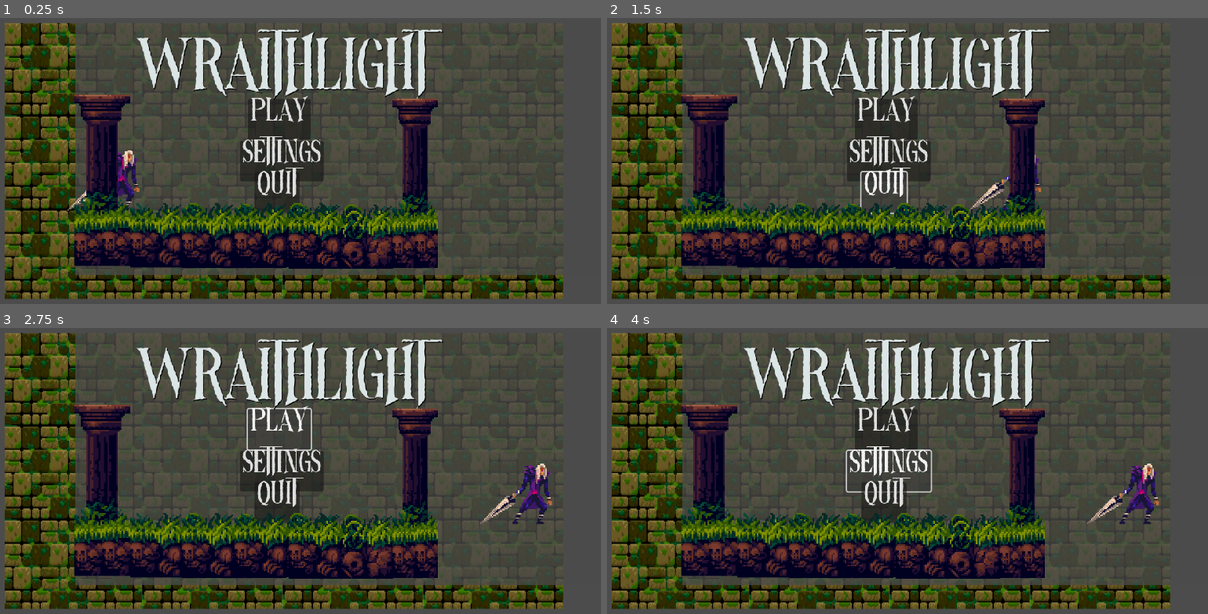
Above: before the commit, frames 1-4 (two rows, left to right).
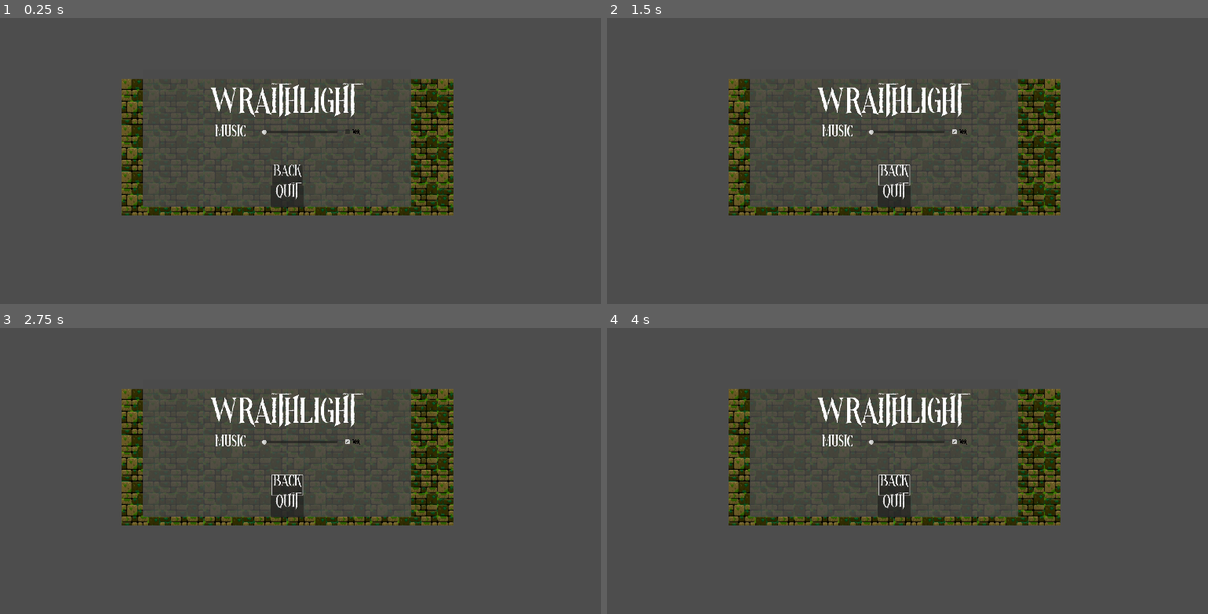
Above: after the commit, the same moments.

Repository: jnbaum/wraithlight
Game: Godot game, scene res://settings.tscn
The game is run twice, just before and just after one commit, with the same random seed, the same clock (stepped at 60 frames per second) and the same inputs. Before the commit the project starts from res://Levels/control.tscn.
Inputs (mouse positions are in pixels of both pictures, inside the frame that each line leads up to):
- Up to frame 1 (0.25 s): no input
- Up to frame 2 (1.5 s): click (955, 132) at 0.52 s; click (895, 175) at 1.25 s, where only the run after the commit has a clickable "Back"
- Up to frame 3 (2.75 s): click (276, 428) at 2 s, where only the run before the commit has a clickable "Play"
- Up to frame 4 (4 s): click (883, 428) at 2.75 s, where only the run before the commit has a clickable "Play"; click (889, 471) at 3.5 s, where only the run before the commit has a clickable "Settings"

The runs differ from the first frame. In frame 1, 47% of the frame differs, in the area x 0-94%, y 1-99%; in frame 2, 47%; in frame 3, 47%; in frame 4, 47%.

Commit message:
Missed the settings menu in the last patch

Diff:
--- a/project.godot
+++ b/project.godot
@@ -11,7 +11,7 @@
 [application]
 
 config/name="WraitlightPreview"
-run/main_scene="res://Levels/control.tscn"
+run/main_scene="res://settings.tscn"
 config/features=PackedStringArray("4.3", "Forward Plus")
 config/icon="res://icon.svg"
 
--- /dev/null
+++ b/settings.gd
@@ -0,0 +1,11 @@
+extends Node2D
+
+
+# Called when the node enters the scene tree for the first time.
+func _ready() -> void:
+	pass # Replace with function body.
+
+
+# Called every frame. 'delta' is the elapsed time since the previous frame.
+func _process(delta: float) -> void:
+	pass
--- /dev/null
+++ b/settings.tscn
@@ -0,0 +1,75 @@
+[gd_scene load_steps=5 format=3 uid="uid://bh32t266dnj1"]
+
+[ext_resource type="Texture2D" uid="uid://bqxnqdfsimxhw" path="res://Assets/Background2.png" id="1_4250a"]
+[ext_resource type="Script" path="res://settings.gd" id="1_qhr8d"]
+[ext_resource type="FontFile" uid="uid://dsl5awgy80aev" path="res://NightsideDemoRegular.ttf" id="2_xknt6"]
+[ext_resource type="Texture2D" uid="uid://03810icbqeyi" path="res://Assets/Mute.png" id="3_bebjg"]
+
+[node name="Node2D" type="Node2D"]
+script = ExtResource("1_qhr8d")
+
+[node name="Camera2D" type="Camera2D" parent="."]
+
+[node name="Background2" type="Sprite2D" parent="."]
+position = Vector2(1, 21)
+texture = ExtResource("1_4250a")
+
+[node name="ColorRect" type="ColorRect" parent="."]
+offset_left = -441.0
+offset_top = -217.0
+offset_right = 379.0
+offset_bottom = 204.0
+color = Color(0.294118, 0.294118, 0.294118, 0.772549)
+
+[node name="Logo" type="Label" parent="."]
+offset_left = -237.0
+offset_top = -148.0
+offset_right = 209.0
+offset_bottom = -27.0
+theme_override_fonts/font = ExtResource("2_xknt6")
+theme_override_font_sizes/font_size = 91
+text = "WraithLight"
+
+[node name="Music" type="Label" parent="."]
+offset_left = -221.0
+offset_top = -41.0
+offset_right = -126.0
+offset_bottom = 13.0
+theme_override_fonts/font = ExtResource("2_xknt6")
+theme_override_font_sizes/font_size = 40
+text = "Music"
+
+[node name="HSlider" type="HSlider" parent="."]
+offset_left = -78.0
+offset_top = -33.0
+offset_right = 154.0
+offset_bottom = -17.0
+
+[node name="CheckBox" type="CheckBox" parent="."]
+offset_left = 172.0
+offset_top = -38.0
+offset_right = 196.0
+offset_bottom = -14.0
+
+[node name="Mute" type="Sprite2D" parent="."]
+position = Vector2(211, -26)
+scale = Vector2(0.115909, 0.122093)
+texture = ExtResource("3_bebjg")
+
+[node name="Button" type="Button" parent="."]
+offset_left = -46.0
+offset_top = 76.0
+offset_right = 47.0
+offset_bottom = 138.0
+theme_override_fonts/font = ExtResource("2_xknt6")
+theme_override_font_sizes/font_size = 40
+text = "Back"
+
+[node name="Quit" type="Button" parent="."]
+offset_left = -50.0
+offset_top = 138.0
+offset_right = 50.0
+offset_bottom = 206.0
+theme_override_fonts/font = ExtResource("2_xknt6")
+theme_override_font_sizes/font_size = 45
+text = "Quit"
Not shown, added: set2AC3.tmp
Not shown, added: set2E37.tmp
Not shown, added: set60A3.tmp
Not shown, added: set865.tmp
